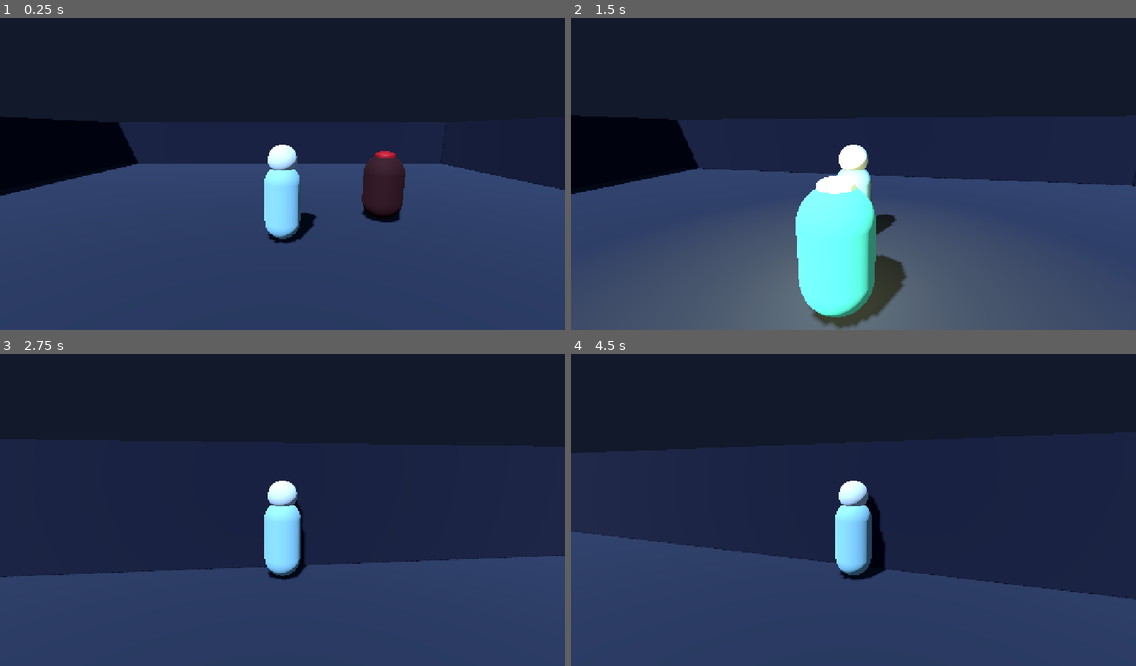
Above: before the commit, frames 1-4 (two rows, left to right).
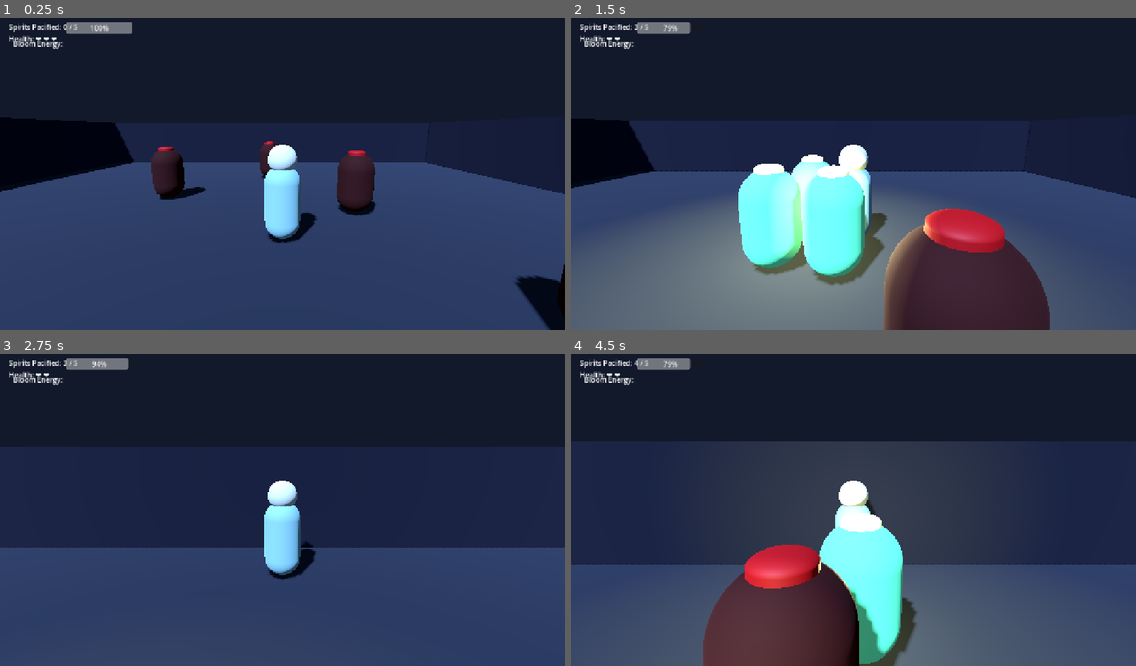
Above: after the commit, the same moments.

Repository: God-of-Bugs/BLOOMKEEPER-
Game: Godot game, scene res://scenes/Main.tscn
The game is run twice, just before and just after one commit, with the same random seed, the same clock (stepped at 60 frames per second) and the same inputs.
Inputs (mouse positions are in pixels of both pictures, inside the frame that each line leads up to):
- Up to frame 1 (0.25 s): no input
- Up to frame 2 (1.5 s): tap Enter at 0.5 s; move the mouse to (881, 170) at 0.52 s; hold W (move_forward) from 0.53 s (still down); tap R at 0.6 s; click (881, 170) at 0.67 s; move the mouse to (825, 174) at 1.27 s; tap E (bloom_pulse) at 1.35 s
- Up to frame 3 (2.75 s): keep holding W (move_forward); tap R at 1.55, 2.3 s; move the mouse to (293, 500) at 2.02 s; tap Shift (dash) at 2.1 s
- Up to frame 4 (4.5 s): keep holding W (move_forward); move the mouse to (847, 513) at 2.77 s; tap R at 2.85, 3.6 s; click (847, 513) at 2.92 s; tap Space at 3.5 s; move the mouse to (893, 510) at 3.52 s; move the mouse to (808, 503) at 4.27 s; tap E (bloom_pulse) at 4.35 s

The runs differ from the first frame. In frame 1, 5.8% of the frame differs, in the area x 0-100%, y 1-100%; in frame 2, 30%; in frame 3, 6.9%; in frame 4, 31%.

Commit message:
Phase 9 & Phase 15: Area 1 Corrupted Courtyard MVP core loop, HUD and game over/victory UI overlays

Diff:
--- a/scenes/Main.tscn
+++ b/scenes/Main.tscn
@@ -2,6 +2,8 @@
 
 [ext_resource type="PackedScene" path="res://scenes/Player.tscn" id="1_player"]
 [ext_resource type="PackedScene" path="res://scenes/Prowler.tscn" id="2_prowler"]
+[ext_resource type="Script" path="res://scripts/game_manager.gd" id="3_game_manager"]
+[ext_resource type="PackedScene" path="res://scenes/UI.tscn" id="4_ui"]
 
 [sub_resource type="Environment" id="Environment_sanctuary"]
 background_mode = 1
@@ -54,6 +56,11 @@
 [node name="Prowler" parent="." instance=ExtResource("2_prowler")]
 position = Vector3(3.5, 0, -1.5)
 
+[node name="GameManager" type="Node" parent="."]
+script = ExtResource("3_game_manager")
+
+[node name="UI" parent="." instance=ExtResource("4_ui")]
+
 [node name="Arena" type="Node3D" parent="." unique_id=1626148029]
 
 [node name="Ground" type="StaticBody3D" parent="Arena" unique_id=1453309595]
--- /dev/null
+++ b/scenes/UI.tscn
@@ -0,0 +1,96 @@
+[gd_scene load_steps=2 format=3]
+
+[ext_resource type="Script" path="res://scripts/ui.gd" id="1_ui"]
+
+[node name="UI" type="CanvasLayer"]
+layer = 100
+script = ExtResource("1_ui")
+
+[node name="HUD" type="Control" parent="."]
+layout_mode = 3
+anchors_preset = 15
+anchor_right = 1.0
+anchor_bottom = 1.0
+grow_horizontal = 2
+grow_vertical = 2
+
+[node name="MarginContainer" type="MarginContainer" parent="HUD"]
+layout_mode = 1
+offset_left = 20.0
+offset_top = 20.0
+offset_right = 300.0
+offset_bottom = 120.0
+
+[node name="VBoxContainer" type="VBoxContainer" parent="HUD/MarginContainer"]
+layout_mode = 2
+
+[node name="SpiritsLabel" type="Label" parent="HUD/MarginContainer/VBoxContainer"]
+layout_mode = 2
+text = "Spirits Pacified: 0 / 5"
+
+[node name="HealthLabel" type="Label" parent="HUD/MarginContainer/VBoxContainer"]
+layout_mode = 2
+text = "Health: ❤ ❤ ❤"
+
+[node name="EnergyBox" type="HBoxContainer" parent="HUD/MarginContainer"]
+layout_mode = 2
+alignment = 2
+
+[node name="EnergyLabel" type="Label" parent="HUD/MarginContainer/EnergyBox"]
+layout_mode = 2
+text = "Bloom Energy: "
+
+[node name="EnergyBar" type="ProgressBar" parent="HUD/MarginContainer/EnergyBox"]
+custom_minimum_size = Vector2(150, 20)
+layout_mode = 2
+value = 100.0
+
+[node name="VictoryPanel" type="PanelContainer" parent="."]
+anchors_preset = 8
+anchor_left = 0.5
+anchor_top = 0.5
+anchor_right = 0.5
+anchor_bottom = 0.5
+offset_left = -200.0
+offset_top = -100.0
+offset_right = 200.0
+offset_bottom = 100.0
+grow_horizontal = 2
+grow_vertical = 2
+
+[node name="MarginContainer" type="MarginContainer" parent="VictoryPanel"]
+layout_mode = 2
+
+[node name="Label" type="Label" parent="VictoryPanel/MarginContainer"]
+layout_mode = 2
+text = "SANCTUARY RESTORED!
+The light has pacified all corrupted creatures.
+
+Press R to Play Again"
+horizontal_alignment = 1
+vertical_alignment = 1
+
+[node name="GameOverPanel" type="PanelContainer" parent="."]
+anchors_preset = 8
+anchor_left = 0.5
+anchor_top = 0.5
+anchor_right = 0.5
+anchor_bottom = 0.5
+offset_left = -200.0
+offset_top = -100.0
+offset_right = 200.0
+offset_bottom = 100.0
+grow_horizontal = 2
+grow_vertical = 2
+
+[node name="MarginContainer" type="MarginContainer" parent="GameOverPanel"]
+layout_mode = 2
+
+[node name="Label" type="Label" parent="GameOverPanel/MarginContainer"]
+layout_mode = 2
+text = "SANCTUARY FALLEN
+Game Over
+
+Press R to Restart"
+horizontal_alignment = 1
+vertical_alignment = 1
--- /dev/null
+++ b/scripts/game_manager.gd
@@ -0,0 +1,81 @@
+class_name BloomkeeperGameManager
+extends Node
+
+signal victory_achieved
+signal game_over_triggered
+signal status_updated(pacified: int, total: int)
+
+@export var prowler_scene: PackedScene = preload("res://scenes/Prowler.tscn")
+
+var total_creatures: int = 5
+var pacified_count: int = 0
+var is_game_over: bool = false
+var is_victory: bool = false
+
+
+func _ready() -> void:
+	await get_tree().process_frame
+	_setup_area_1()
+
+
+func _setup_area_1() -> void:
+	var main_node: Node = get_parent()
+	var player: CharacterBody3D = main_node.get_node_or_null("Player") as CharacterBody3D
+
+	if player:
+		if player.has_signal("player_defeated") and not player.is_connected("player_defeated", _on_player_defeated):
+			player.connect("player_defeated", _on_player_defeated)
+
+	var existing_prowlers: Array = get_tree().get_nodes_in_group("prowlers")
+	for prowler in existing_prowlers:
+		prowler.queue_free()
+
+	await get_tree().physics_frame
+
+	var spawn_positions: Array[Vector3] = [
+		Vector3(3.5, 0.0, -1.5),
+		Vector3(-4.0, 0.0, -3.0),
+		Vector3(5.0, 0.0, 4.0),
+		Vector3(-3.5, 0.0, 5.5),
+		Vector3(0.0, 0.0, -7.0)
+	]
+
+	total_creatures = spawn_positions.size()
+	pacified_count = 0
+
+	for pos in spawn_positions:
+		var prowler_inst: CharacterBody3D = prowler_scene.instantiate() as CharacterBody3D
+		main_node.add_child(prowler_inst)
+		prowler_inst.global_position = pos
+		if prowler_inst.has_signal("pacified"):
+			prowler_inst.connect("pacified", _on_creature_pacified)
+
+	status_updated.emit(pacified_count, total_creatures)
+
+
+func _on_creature_pacified() -> void:
+	if is_game_over or is_victory:
+		return
+
+	pacified_count += 1
+	status_updated.emit(pacified_count, total_creatures)
+
+	if pacified_count >= total_creatures:
+		is_victory = true
+		victory_achieved.emit()
+		print("--- SANCTUARY RESTORED! VICTORY! ---")
+
+
+func _on_player_defeated() -> void:
+	if is_victory or is_game_over:
+		return
+
+	is_game_over = true
+	game_over_triggered.emit()
+	print("--- GAME OVER! Press R to Restart ---")
+
+
+func _unhandled_input(event: InputEvent) -> void:
+	if (is_game_over or is_victory) and event is InputEventKey and event.pressed:
+		if event.keycode == KEY_R:
+			get_tree().reload_current_scene()
--- /dev/null
+++ b/scripts/ui.gd
@@ -0,0 +1,62 @@
+class_name BloomkeeperUI
+extends CanvasLayer
+
+@onready var spirits_label: Label = $HUD/MarginContainer/VBoxContainer/SpiritsLabel
+@onready var health_label: Label = $HUD/MarginContainer/VBoxContainer/HealthLabel
+@onready var energy_bar: ProgressBar = $HUD/MarginContainer/EnergyBox/EnergyBar
+
+@onready var victory_panel: PanelContainer = $VictoryPanel
+@onready var game_over_panel: PanelContainer = $GameOverPanel
+
+
+func _ready() -> void:
+	victory_panel.visible = false
+	game_over_panel.visible = false
+	await get_tree().process_frame
+
+	var main_node: Node = get_parent()
+	var game_manager: Node = main_node.get_node_or_null("GameManager")
+	var player: CharacterBody3D = main_node.get_node_or_null("Player") as CharacterBody3D
+
+	if game_manager:
+		if game_manager.has_signal("status_updated"):
+			game_manager.connect("status_updated", _on_status_updated)
+		if game_manager.has_signal("victory_achieved"):
+			game_manager.connect("victory_achieved", _on_victory)
+		if game_manager.has_signal("game_over_triggered"):
+			game_manager.connect("game_over_triggered", _on_game_over)
+
+	if player:
+		if player.has_signal("health_changed"):
+			player.connect("health_changed", _on_health_changed)
+		if player.has_signal("energy_changed"):
+			player.connect("energy_changed", _on_energy_changed)
+
+
+func _on_status_updated(pacified: int, total: int) -> void:
+	if spirits_label:
+		spirits_label.text = "Spirits Pacified: %d / %d" % [pacified, total]
+
+
+func _on_health_changed(current_hp: int, max_hp: int) -> void:
+	if health_label:
+		var hearts: String = ""
+		for i in range(current_hp):
+			hearts += "❤ "
+		health_label.text = "Health: %s" % hearts.strip_edges()
+
+
+func _on_energy_changed(current_energy: float, max_energy: float) -> void:
+	if energy_bar:
+		energy_bar.max_value = max_energy
+		energy_bar.value = current_energy
+
+
+func _on_victory() -> void:
+	if victory_panel:
+		victory_panel.visible = true
+
+
+func _on_game_over() -> void:
+	if game_over_panel:
+		game_over_panel.visible = true
